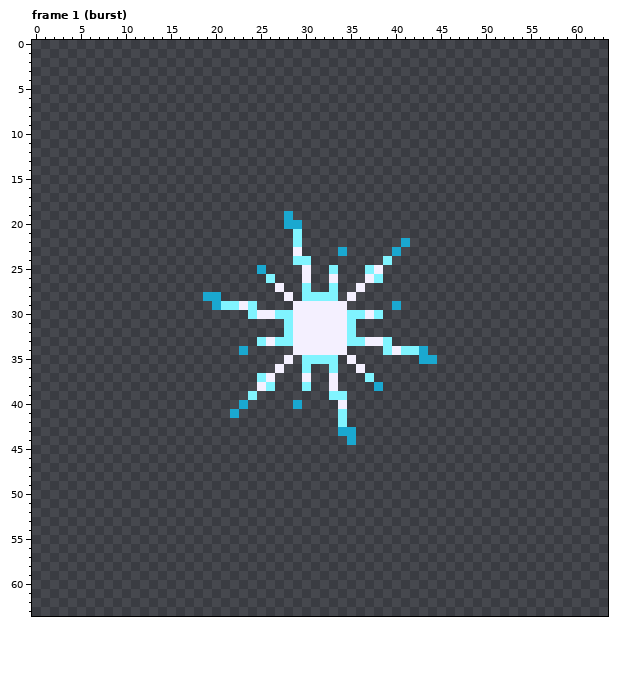
Pixel-art file: projects/007_survivors/art/fx_levelup.aseprite. That is the earlier state.
64x64 pixels, 4 frames. Shown: frame 1 (burst). The commit also changed other frames, which this record leaves out.
The same view after the edit:
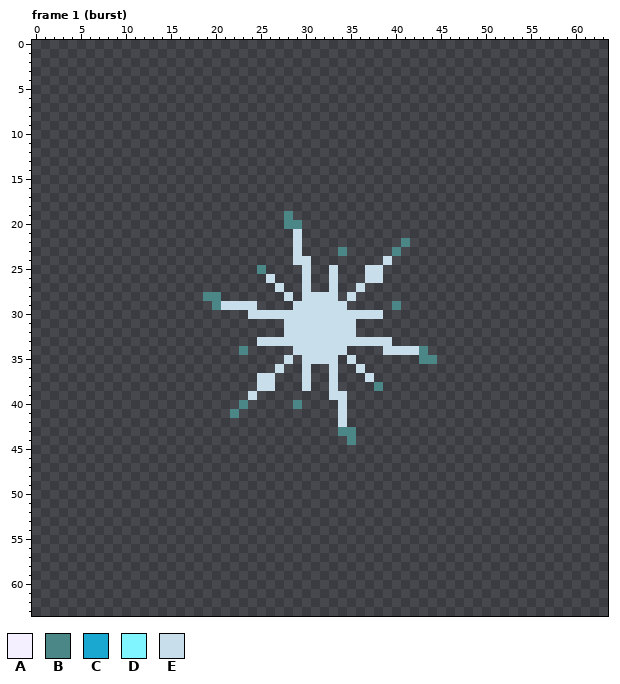
Palette (. is transparent): A #f4f0ff  B #4b8787  C #1aa8d0  D #80f4ff  E #c8dfeb
Change:
Changed rows in their new state; - is an unchanged pixel.
Frame 1 (burst):
first column x 19:
19 ---------B----------------
20 ---------BB---------------
21 ----------E---------------
22 ----------E-----------B---
23 ----------E----B-----B----
24 ----------EE--------E-----
25 ------B----E--E---EE------
26 -------E---E--E---EE------
27 --------E--E--E--E--------
28 BB-------E-EEEE-E---------
29 -BEEEE----EEEEEE-----B----
30 -----EEEEEEEEEEEEEEE------
31 ---------EEEEEEEE---------
32 ---------EEEEEEEE---------
33 ------EEEEEEEEEEEEEEE-----
34 ----B-----EEEEEE----EEEEB-
35 ---------E-EEEE-E-------BB
36 --------E--E--E--E--------
37 ------EE---E--E---E-------
38 ------EE---E--E----B------
39 -----E--------EE----------
40 ----B-----B----E----------
41 ---B-----------E----------
42 ---------------E----------
43 ---------------BB---------
44 ----------------B---------
Pixel boxes of the changes (left, top, right, bottom) in both pictures:
changed: (203, 211, 437, 445)
